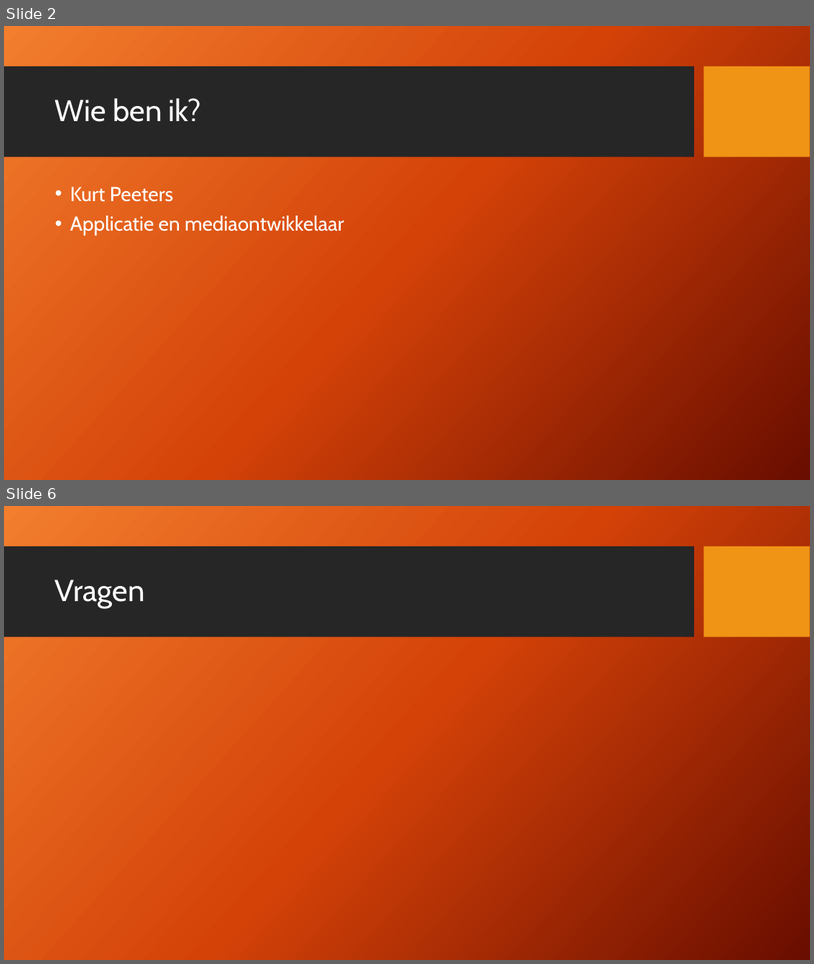
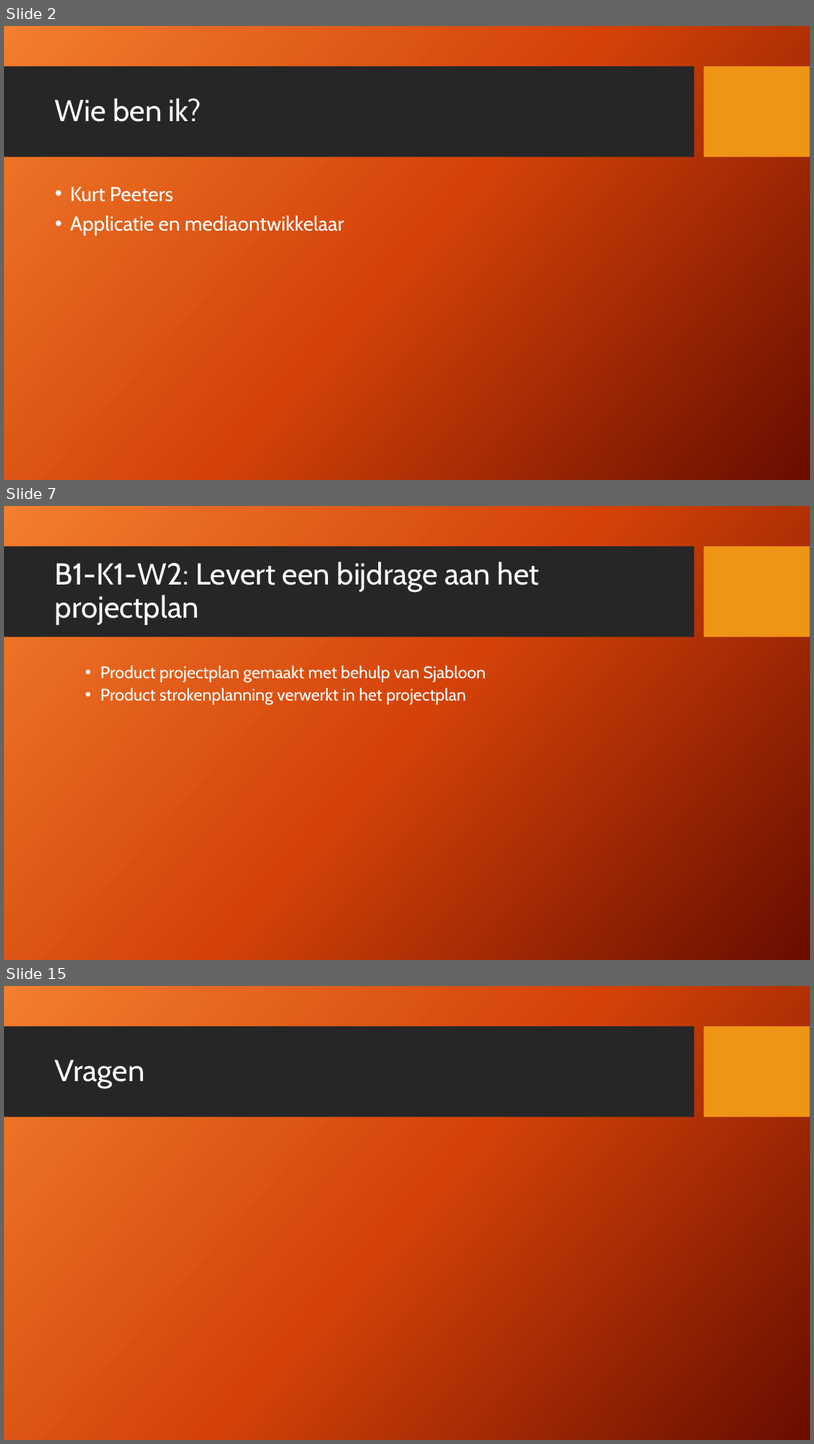
Before and after one commit to Kurtsuside1/Plotter-Data, a slide deck: PVB opdracht.pptx. Shown one above the other, each under a label of ours: slides 2 and 6 before the commit, slides 2, 7 and 15 after it; the slides between them are not shown. The pictures are 814x964 and 814x1444 pixels, drawn with LibreOffice and Linux fonts; fonts in the diff are those of the drawing; background and template pictures are left out. Boxes give left, top, right and bottom in pixels: in the first picture for what was removed or moved away, otherwise in the second. Text is boxed around its words. In the diff, an @@ line names an element or a change of style, - is before the commit and + after.

```diff
--- a/PVB opdracht.pptx
+++ b/PVB opdracht.pptx
@@ slide 7 added at (x1=4, y1=506, x2=810, y2=960), background picture (left out); not listed: 2 template elements that a slide beside it also shows @@
@@ title added at (x1=55, y1=561, x2=540, y2=625), 36 pt, text #FFFFFF @@
+B1-K1-W2: Levert een bijdrage aan het projectplan
@@ text added at (x1=100, y1=665, x2=486, y2=705), 20 pt, text #FFFFFF @@
+  • Product projectplan gemaakt met behulp van Sjabloon
+  • Product strokenplanning verwerkt in het projectplan
@@ what was slide 6 is now slide 15 @@
```
Also in this commit, not shown: 3 slides changed, 8 other slides added, 2 other files.
